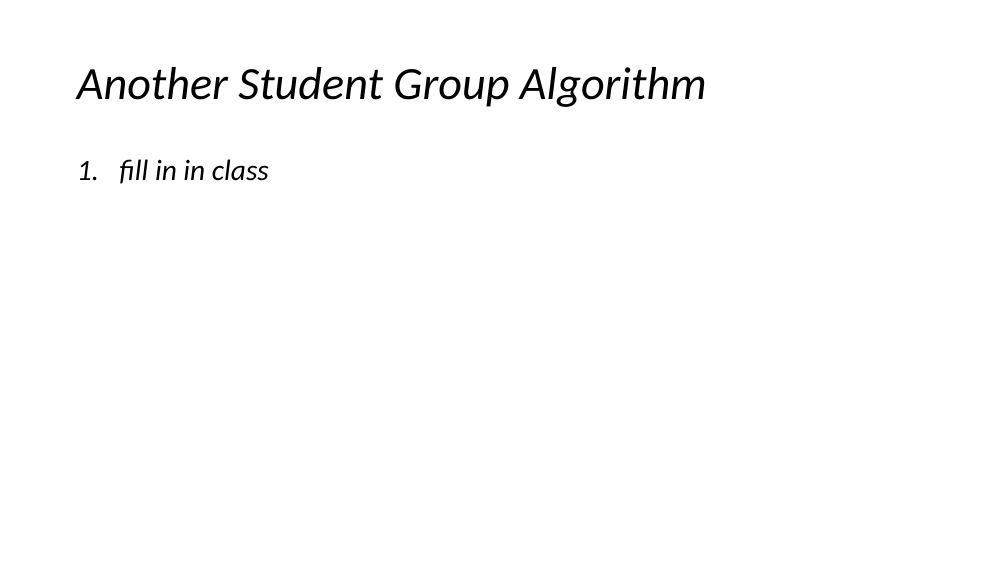
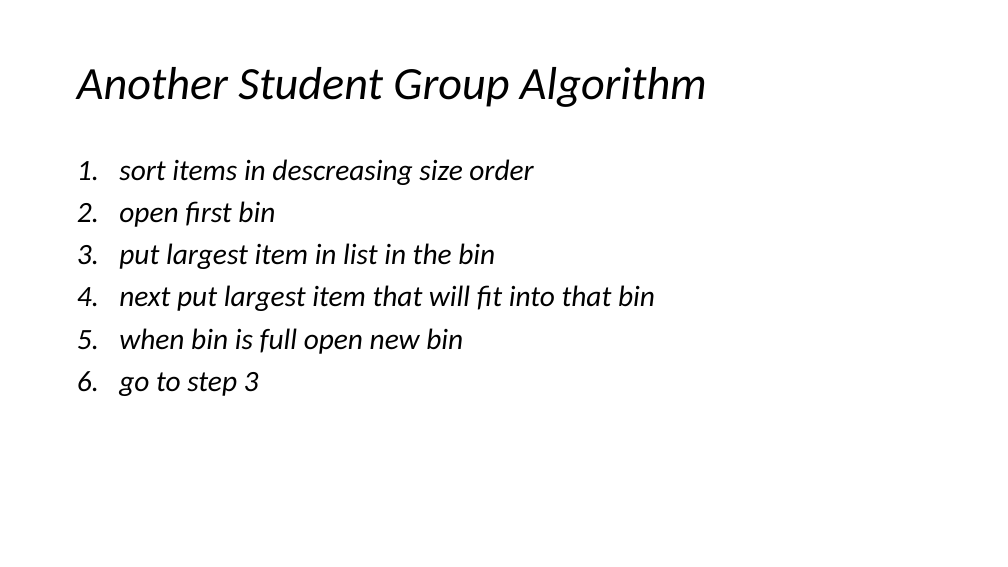
Before and after one commit to prof-frommer/idm_course, a slide deck: slide 5 of LEC/lec05-06-bin-packing-heuristics-ip/Bin Packing Problem PPT.pptx. Drawn at 1008x567 pixels with LibreOffice and Linux fonts; fonts in the diff are those of the drawing. Boxes give left, top, right and bottom in pixels: in the first picture for what was removed or moved away, otherwise in the second. Text is boxed around its words. In the diff, an @@ line names an element or a change of style, - is before the commit and + after.

```diff
--- a/LEC/lec05-06-bin-packing-heuristics-ip/Bin Packing Problem PPT.pptx
+++ b/LEC/lec05-06-bin-packing-heuristics-ip/Bin Packing Problem PPT.pptx
@@ text at [119,159,655,396]: text changed @@
-1. fill in in class
+1. sort items in descreasing size order
+2. open first bin
+3. put largest item in list in the bin
+4. next put largest item that will fit into that bin
+5. when bin is full open new bin
+6. go to step 3
```
Also in this commit, not shown: 1 other slide changed, 9 other files.
